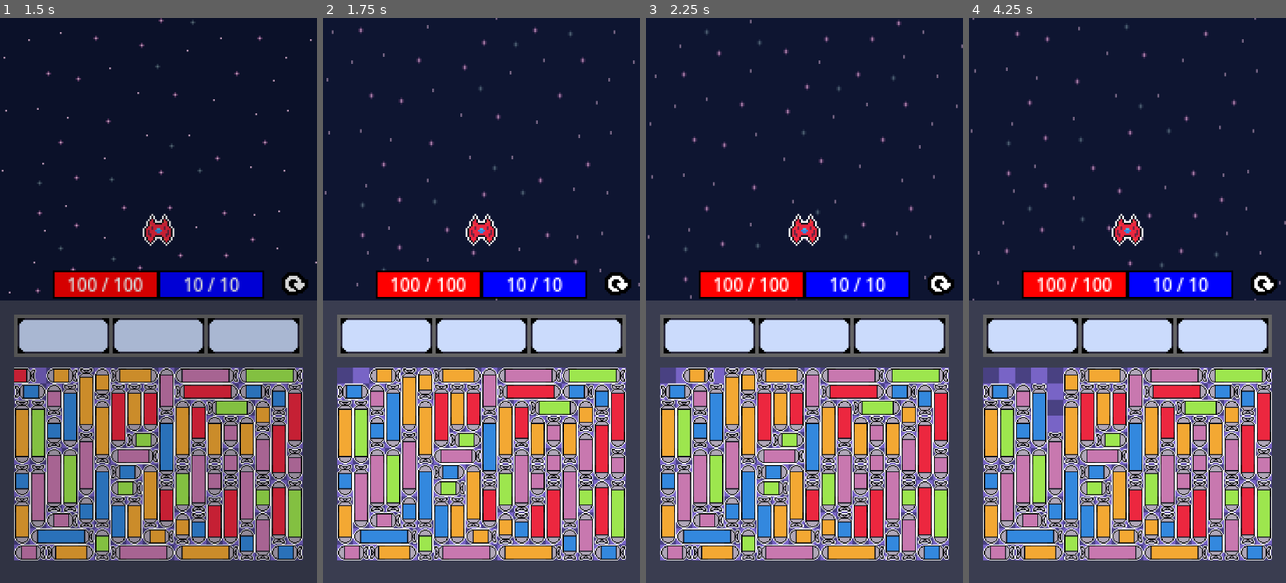
Above: before the commit, frames 1-4 (left to right).
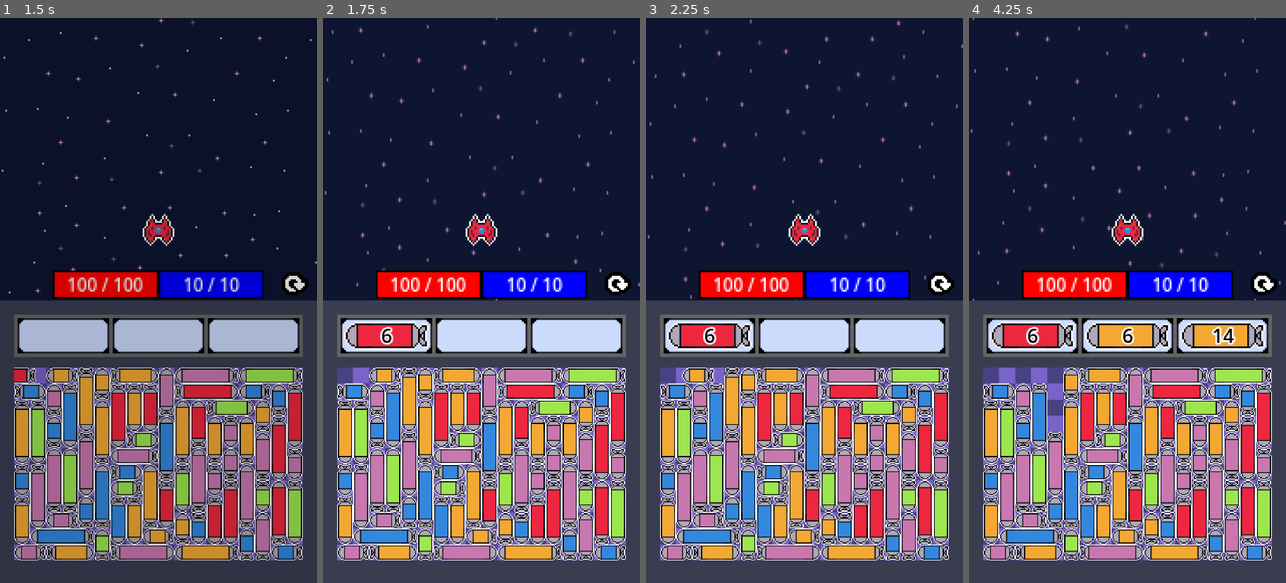
Above: after the commit, the same moments.

Repository: ZoNaDak/GalaxyPuzzleShooter_ProtoType
Game: Godot game, scene res://game/scenes/title/title_scene.tscn
Same seed, same stepped clock (60 frames per second), same inputs: the game is played once before the commit and once after it.
Inputs (mouse positions are in pixels of both pictures, inside the frame that each line leads up to):
- Up to frame 1 (1.5 s): click "Game Start" at 0.5 s; move the mouse to (31, 373) at 1.27 s; click (31, 373) at 1.42 s
- Up to frame 2 (1.75 s): no input
- Up to frame 3 (2.25 s): move the mouse to (709, 373) at 2.02 s; click (709, 373) at 2.17 s
- Up to frame 4 (4.25 s): move the mouse to (1054, 402) at 2.77 s; click (1054, 402) at 2.92 s; move the mouse to (1070, 385) at 3.52 s; click (1070, 385) at 3.67 s

Frame 1 is identical in both runs. In frame 2, 1.2% of the frame differs, in the area x 6-34%, y 53-59%; in frame 3, 1.2%; in frame 4, 3.7%, in the area x 6-94%, y 53-59%.

Commit message:
Add Equip Missile Logic 1

Diff:
--- a/wool-galaxy-proto/game/data/missile_data.gd
+++ b/wool-galaxy-proto/game/data/missile_data.gd
@@ -9,6 +9,12 @@
 var direction: Enums.Direction4Way
 
 var amount: int
+
+#endregion
+
+#region Signals
+
+signal on_amount_changed(amount: int)
 
 #endregion
 
@@ -35,6 +41,10 @@
 
 func get_my_real_length() -> float:
 	return get_missile_real_length(size)
+
+func decrease_amount() -> void:
+	amount -= 1
+	on_amount_changed.emit(amount)
 
 #endregion
 
--- a/wool-galaxy-proto/game/data/player_data.gd
+++ b/wool-galaxy-proto/game/data/player_data.gd
@@ -10,6 +10,12 @@
 
 var equipped_missile_datas: Array[MissileData] = []
 var _reserved_missile_count := 0;
+
+#endregion
+
+#region Signals
+
+signal on_equip_missile(index: int, missile_data: MissileData)
 
 #endregion
 
@@ -46,6 +52,7 @@
         if equipped_missile_datas[i] == null:
             equipped_missile_datas[i] = missile_data;
             _reserved_missile_count -= 1
+            on_equip_missile.emit(i, missile_data)
             return true;
 
     LogManager.Error("Can't Equip Missile, Slot is Full", "PlayerData")
--- a/wool-galaxy-proto/game/scenes/main/flow/states/setup_stage_flow_state.gd
+++ b/wool-galaxy-proto/game/scenes/main/flow/states/setup_stage_flow_state.gd
@@ -10,24 +10,27 @@
 #region Override Methods
 
 func get_state_type() -> StateType:
-    return StateType.SETUP_STAGE
+	return StateType.SETUP_STAGE
 
 func begin() -> void:
-    _context.player.initialize()
-    _context.player_ui.initialize(_context.player.player_data)
-    _context.missile_slot_board.initialize()
-    _context.missile_puzzle_board.initialize(
-        _context.player.player_data.get_is_full_missile_slot,
-        _context.player.player_data.reserve_missile_slot,
-        _context.player.player_data.equip_missile)
+	_context.player.initialize()
+	_context.player_ui.initialize(_context.player.player_data)
+	_context.missile_slot_board.initialize()
+	_context.missile_puzzle_board.initialize(
+		_context.player.player_data.get_is_full_missile_slot,
+		_context.player.player_data.reserve_missile_slot,
+		_context.player.player_data.equip_missile)
 
-    await SystemUIManager.fade_in(0.5)
+	_context.player.player_data.on_equip_missile.connect(
+		_context.missile_slot_board.on_equip_missile)
+
+	await SystemUIManager.fade_in(0.5)
 
 @warning_ignore("unused_parameter")
 func update(delta_time: float) -> StateType:
-    return StateType.READY_STAGE
+	return StateType.READY_STAGE
 
 func end() -> void:
-    pass
+	pass
 
 #endregion
--- a/wool-galaxy-proto/game/ui/missile_puzzle/missile_puzzle_pieces/missile_puzzle_piece.gd
+++ b/wool-galaxy-proto/game/ui/missile_puzzle/missile_puzzle_pieces/missile_puzzle_piece.gd
@@ -125,7 +125,6 @@
 	var texture := load(sprite_path) as Texture2D
 	if texture:
 		_missile_texture.texture = texture
-		# LogManager.info("Sprite Load Success: %s" % sprite_path, "MissilePuzzlePiece")
 	else:
 		LogManager.error("Sprite Load Fail: %s" % sprite_path, "MissilePuzzlePiece")
 
--- a/wool-galaxy-proto/game/ui/missile_slot/missile_slot.gd
+++ b/wool-galaxy-proto/game/ui/missile_slot/missile_slot.gd
@@ -29,7 +29,18 @@
 func setup_missile_data(data: MissileData):
     missile_data = data
     _missile_amount.visible = true
-    _missile_texture.texture = load(missile_data.get_my_sprite_path()) as Texture2D
+    var sprite_path := MissileData.get_sprite_path(
+        missile_data.color, Enums.MissileSizeType.MEDIUM)
+    _missile_texture.texture = load(sprite_path) as Texture2D
     _missile_amount.text = str(missile_data.amount)
 
+    data.on_amount_changed.connect(on_amount_changed)
+
 #endregion
+
+#region Signal Handlers
+
+func on_amount_changed(amount: int):
+    _missile_amount.text = str(amount)
+
+#endregion
--- a/wool-galaxy-proto/game/ui/missile_slot/missile_slot_board.gd
+++ b/wool-galaxy-proto/game/ui/missile_slot/missile_slot_board.gd
@@ -24,3 +24,10 @@
 #region Methods
 
 #endregion
+
+#region Signal Handlers
+
+func on_equip_missile(index: int, missile_data: MissileData):
+	_missile_slots[index].setup_missile_data(missile_data)
+
+#endregion
